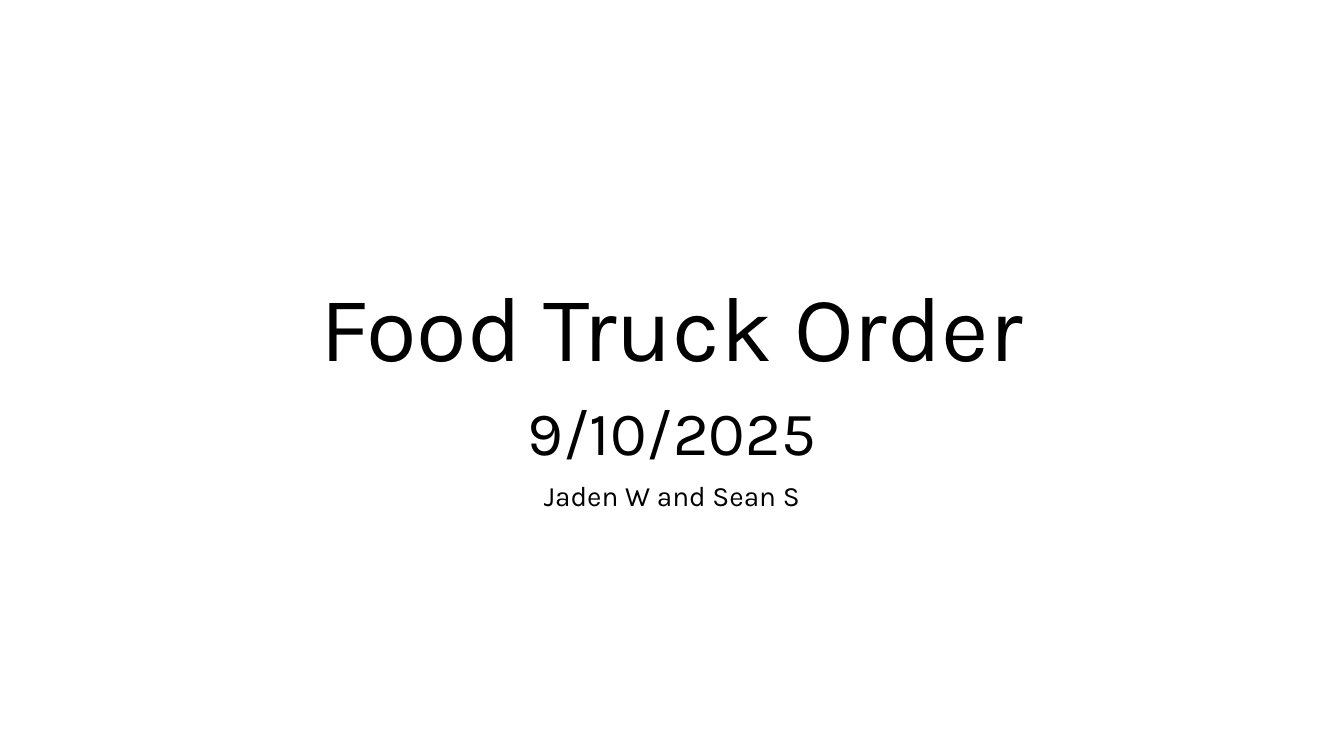
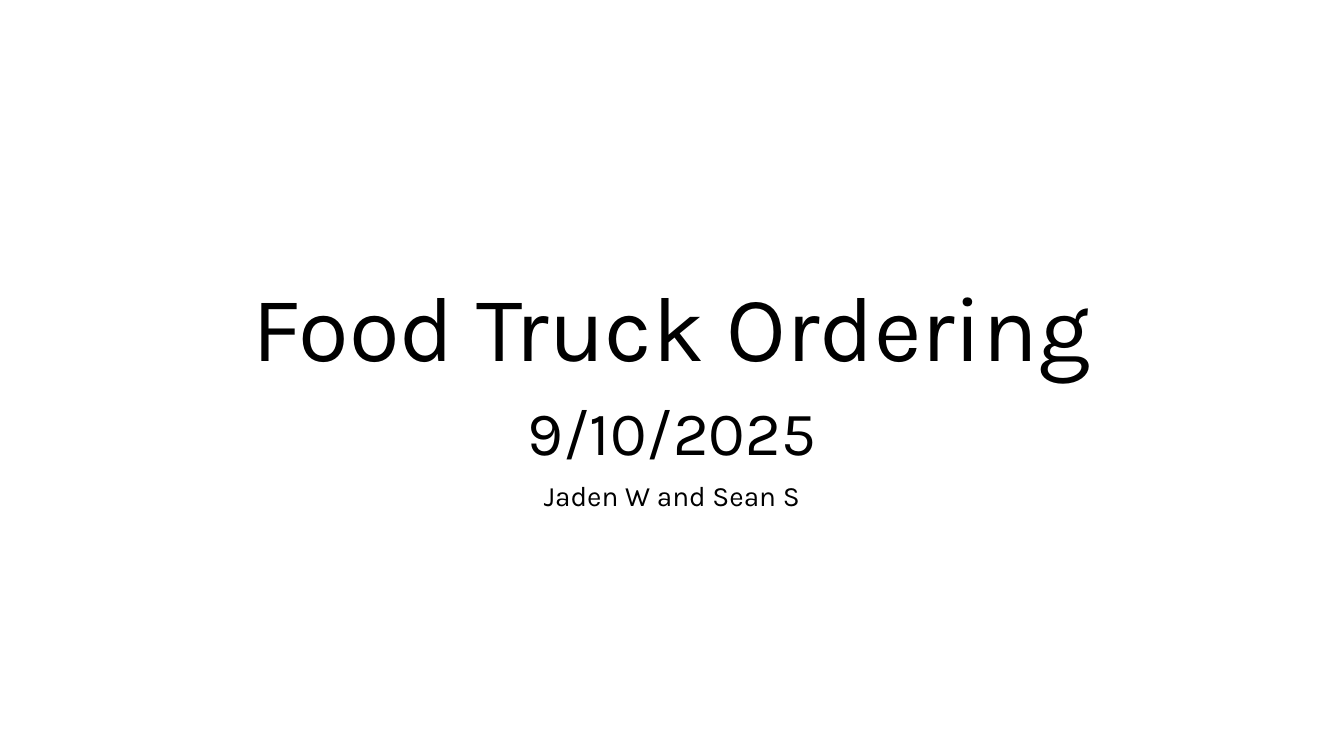
Before and after one commit to SeanStaley21/CSE-350-Team23, a slide deck: slide 1 of homeworks/Homework 1/Homework 1.pptx. Drawn at 1344x756 pixels with LibreOffice and Linux fonts; fonts in the diff are those of the drawing. Boxes give left, top, right and bottom in pixels: in the first picture for what was removed or moved away, otherwise in the second. Text is boxed around its words. In the diff, an @@ line names an element or a change of style, - is before the commit and + after.

```diff
--- a/homeworks/Homework 1/Homework 1.pptx
+++ b/homeworks/Homework 1/Homework 1.pptx
@@ title at [253, 297, 1090, 383]: text changed @@
-Food Truck Order
+Food Truck Ordering
```
Also in this commit, not shown: 2 other slides changed, 8 slides added.
